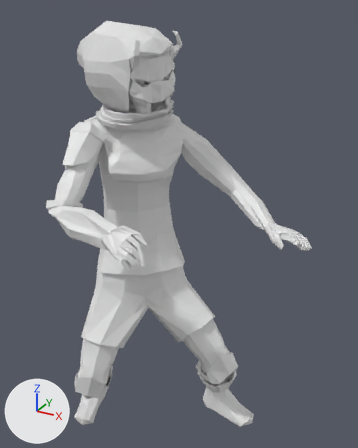
Renders of the OBJ model OpenGL_Framework/OpenGL_Framework/Assets/Models/NinjaAnimations/IdlePoses/Idle0.obj from each side of a commit.
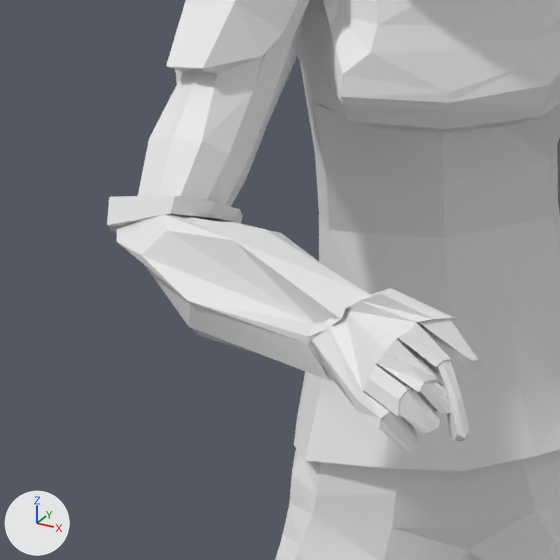
There are two pictures of each version: one whole from a camera (50 mm lens) standing at (2.646, -3.919, 4.367) and looking at (0.587, -0.175, 2.495), one close up on the part from 5% to 47% of the width and 33% to 67% of the height. The lights are fixed; the arrows at lower left show +X, +Y and +Z. Where no turn or scale is listed for an object, it has been applied to the vertices.

Objects in the first close-up: 'Idle0'.
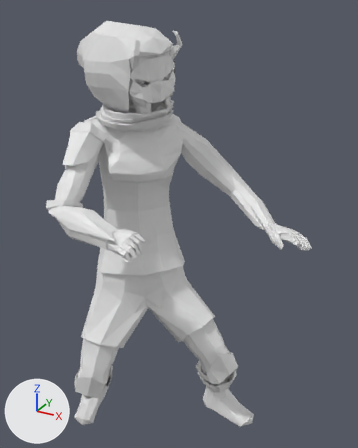
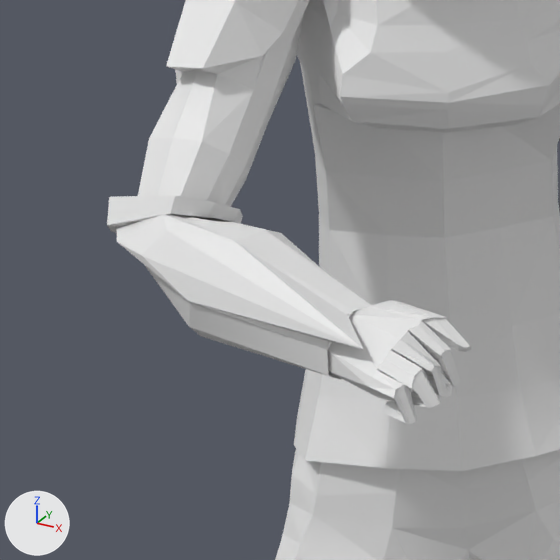
Boxes (x1, y1, x2, y2) around the edits, measured in the close-ups (560 x 560 px; the box of a moved part takes in the faces that stretch with it):
part 1 of me_idle0, moved or reshaped
    before: (141, 229, 482, 452)
    after: (142, 229, 472, 424)
part 2 of me_idle0, shading changed
    both: (107, 0, 560, 560)

What changed in the scene script:
```text
Change me_idle0:
    used by ob_idle0; location = (0.0, 0.0, 0.0)
    remove me_idle0.from_pydata(...)  # 2032 vertices, 4124 faces; spans x -0.67..1.82, y -1.19..0.46, z 0.02..4.25
    add me_idle0.from_pydata(...)  # 2032 vertices, 4124 faces; spans x -0.67..1.82, y -1.13..0.46, z 0.02..4.25
    me_idle0 part 1: 212 of 2032 vertices moved; they spanned x 0.35..0.79, y -1.19..-0.94, z 2.5..2.78 and now span x 0.41..0.7, y -1.13..-0.9, z 2.53..2.74; mean shift (-0.03, 0.05, 0.01); largest move (0.35, -1.02, 2.67) -> (0.54, -1.11, 2.69)
    me_idle0 part 2: edges marked sharp go from 5244 to 5242
```
